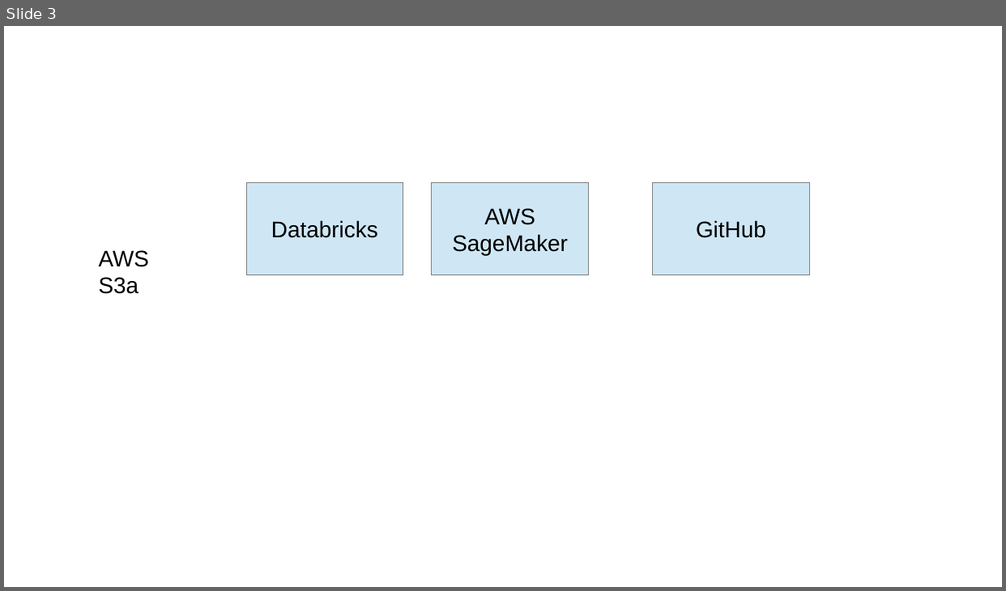
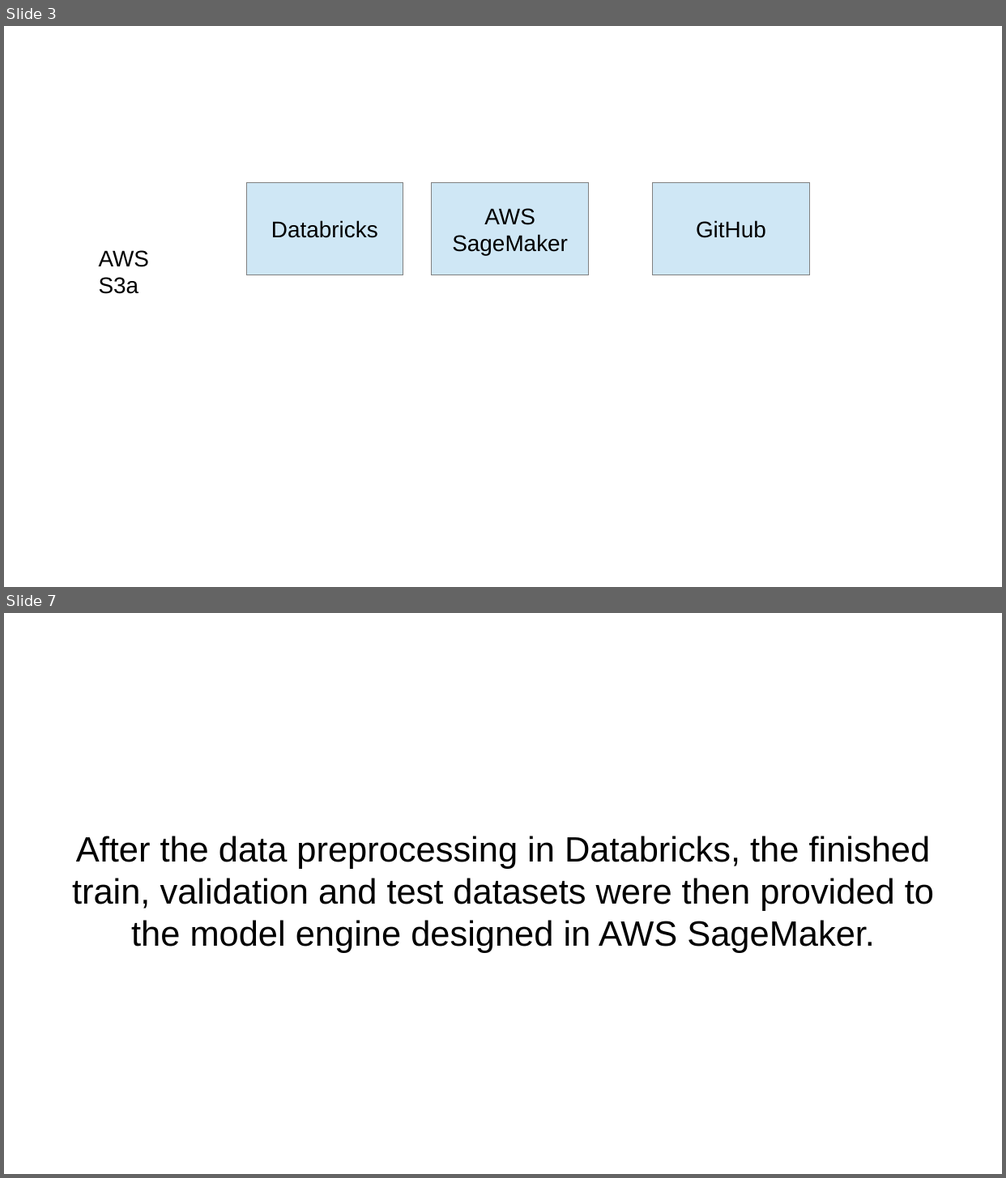
Before and after one commit to jgo-DA/Project-Movies_Team-Darmstadt, a slide deck: Team-Darmstadt_Movies-Project_Presentation.odp. Shown one above the other, each under a label of ours: slide 3 before the commit, slides 3 and 7 after it; the slides between them are not shown. The pictures are 1006x591 and 1006x1178 pixels, drawn with LibreOffice and Linux fonts; fonts in the diff are those of the drawing; background and template pictures are left out. Boxes give left, top, right and bottom in pixels: in the first picture for what was removed or moved away, otherwise in the second. Text is boxed around its words. In the diff, an @@ line names an element or a change of style, - is before the commit and + after.

```diff
--- a/Team-Darmstadt_Movies-Project_Presentation.odp
+++ b/Team-Darmstadt_Movies-Project_Presentation.odp
@@ slide 7 added at (4,613,1002,1174), background #FFFFFF @@
@@ subtitle added at (72,836,934,953), 28 pt, text #000000 @@
+After the data preprocessing in Databricks, the finished train, validation and test datasets were then provided to the model engine designed in AWS SageMaker.
@@ title added at (190,920,401,953), 35.7 pt, text #FFFFFF @@
+AWS SageMaker – Model Engine
```
Also in this commit, not shown: 1 slide changed, 4 other slides added, 2 slides removed, 1 other file.
